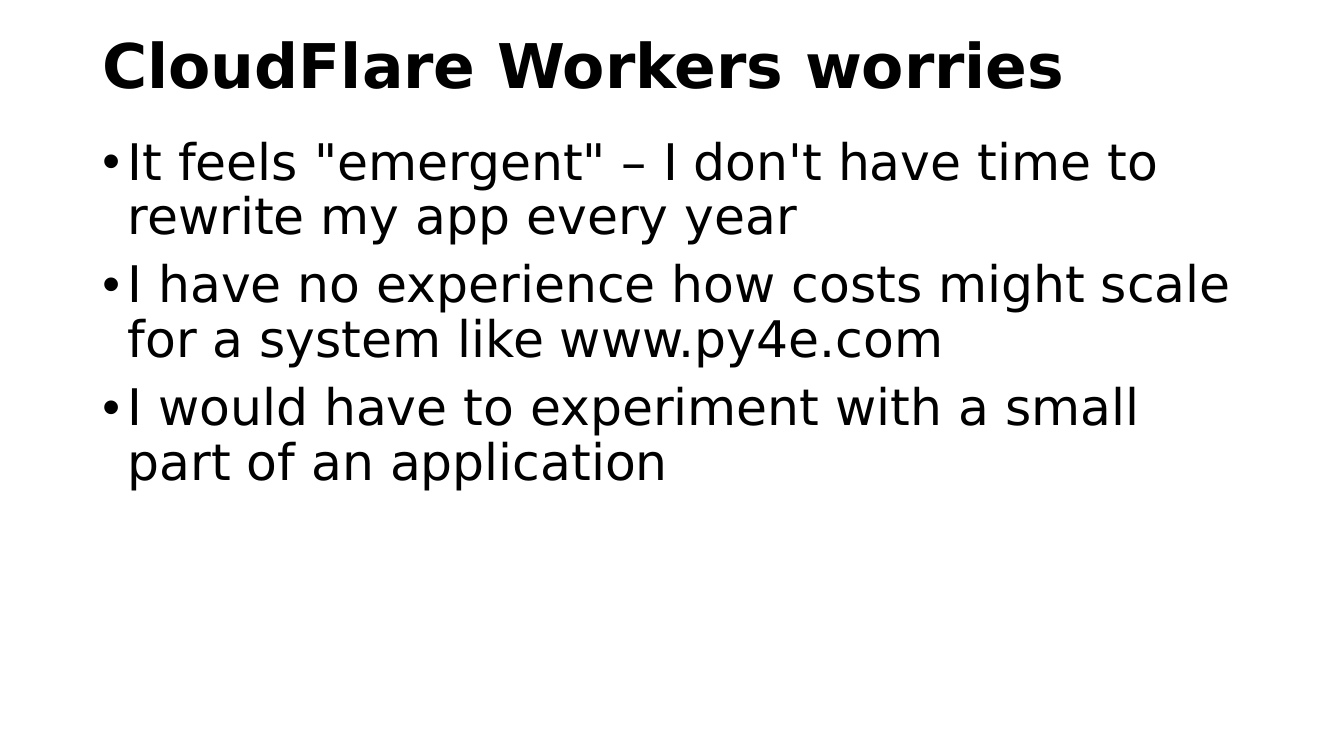
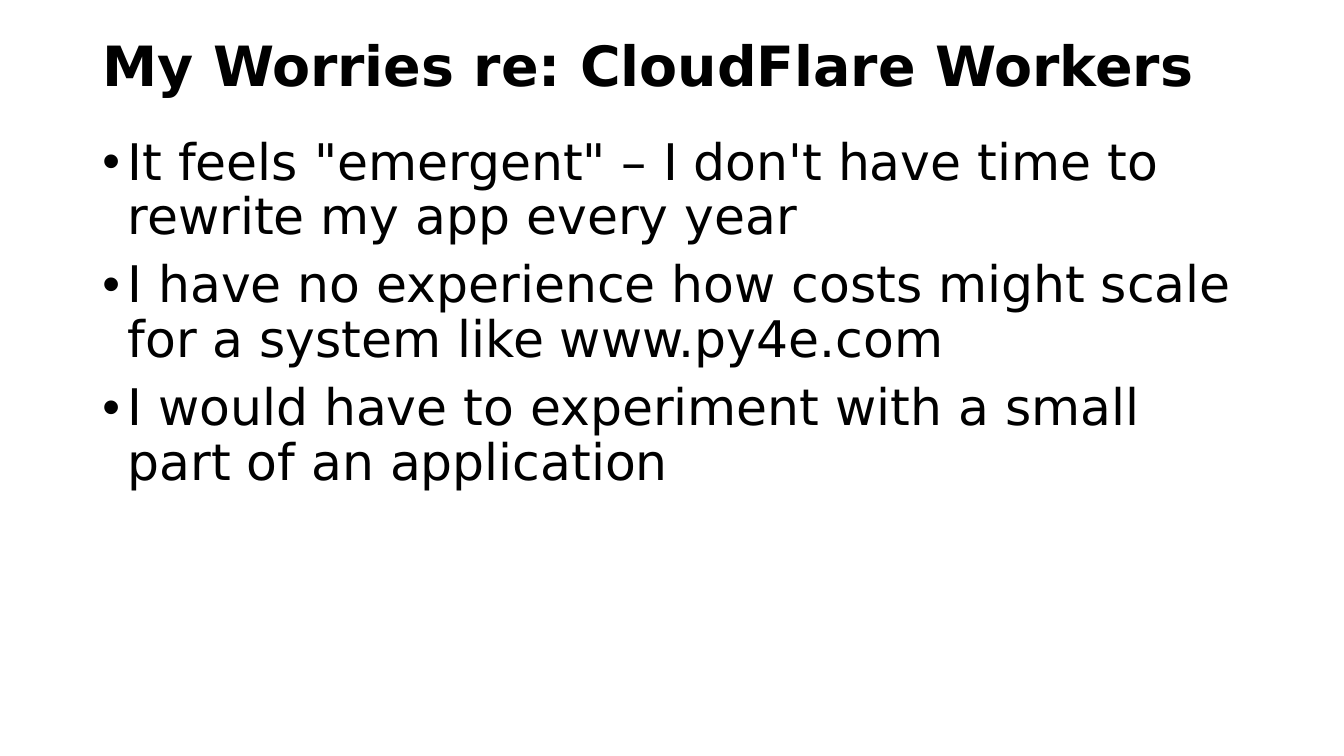
Before and after one commit to csev/pg4e, a slide deck: slide 9 of lectures/07-DenoKV.pptx. Drawn at 1344x756 pixels with LibreOffice and Linux fonts; fonts in the diff are those of the drawing. Boxes give left, top, right and bottom in pixels: in the first picture for what was removed or moved away, otherwise in the second. Text is boxed around its words. In the diff, an @@ line names an element or a change of style, - is before the commit and + after.

```diff
--- a/lectures/07-DenoKV.pptx
+++ b/lectures/07-DenoKV.pptx
@@ title at [102,44,1193,97]: text changed; size 44 to 39.6 pt @@
-CloudFlare Workers worries
+My Worries re: CloudFlare Workers
```
Also in this commit, not shown: 1 other slide changed, 5 slides added, 4 other files.
